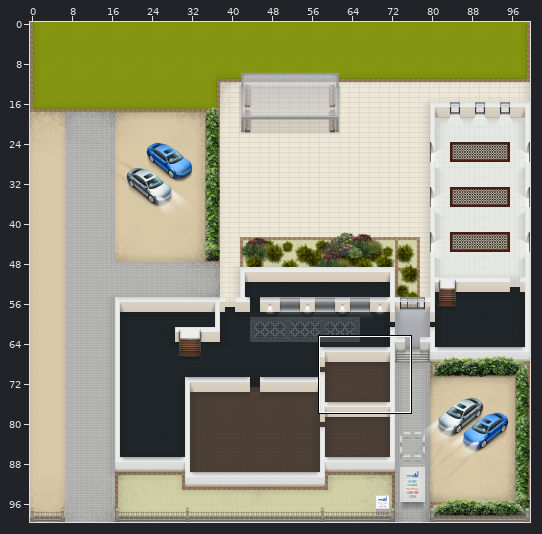
Tiled map (JSON) -- map.tmj. The picture above shows the old version from afar; the outline marks the close-up.
Close-up. Before the commit:
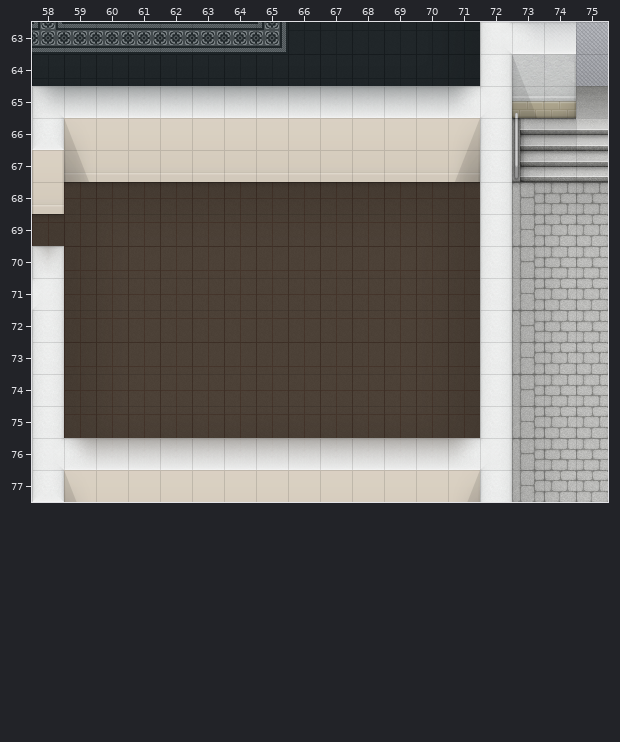
Cells are 32x32 px. Shown: x 58..75, y 63..77. The commit also changed other parts of the map, which this record leaves out.
The same view after the edit:
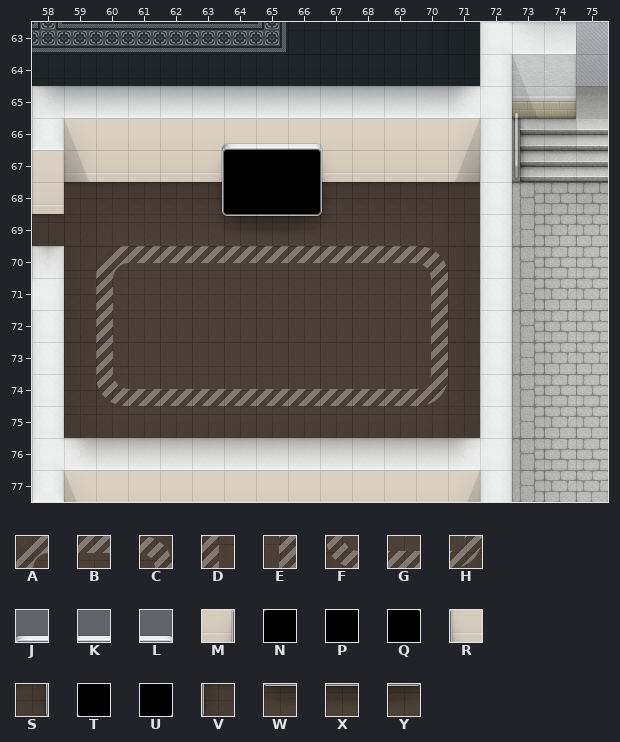
Key: from "i-unitgroup-Map-Animationen": A 5, B 6, C 7, D 45, E 47, F 85, G 86, H 87; from "i-unitgroup-Map-Textruren": J 961, K 962, L 963, M 1000, N 1001, P 1002, Q 1003, R 1004, S 1040, T 1041, U 1043, V 1044, W 1081, X 1082, Y 1083.
_ is an empty cell.
Tiles of an added or newly shown layer are drawn over the layers below it.
See-through tiles are keyed as they look on the map.
What changed:
Layer "animationen/animationen1" (added):
y 70: x 60..70 ___________ -> ABBBBBBBBBC
y 71..73: x 60 _ -> D; x 70 _ -> E
y 74: x 60..70 ___________ -> FGGGGGGGGGH
Layer "above/above2":
y 66: x 64..66 ___ -> JKL
y 67: x 63..67 _____ -> MNPQR
y 68: x 63..67 _____ -> STPUV
y 69: x 64..66 ___ -> WXY
Where, in picture pixels (left, top, right, bottom), the same in both close-ups:
added: (96, 143, 448, 406)
